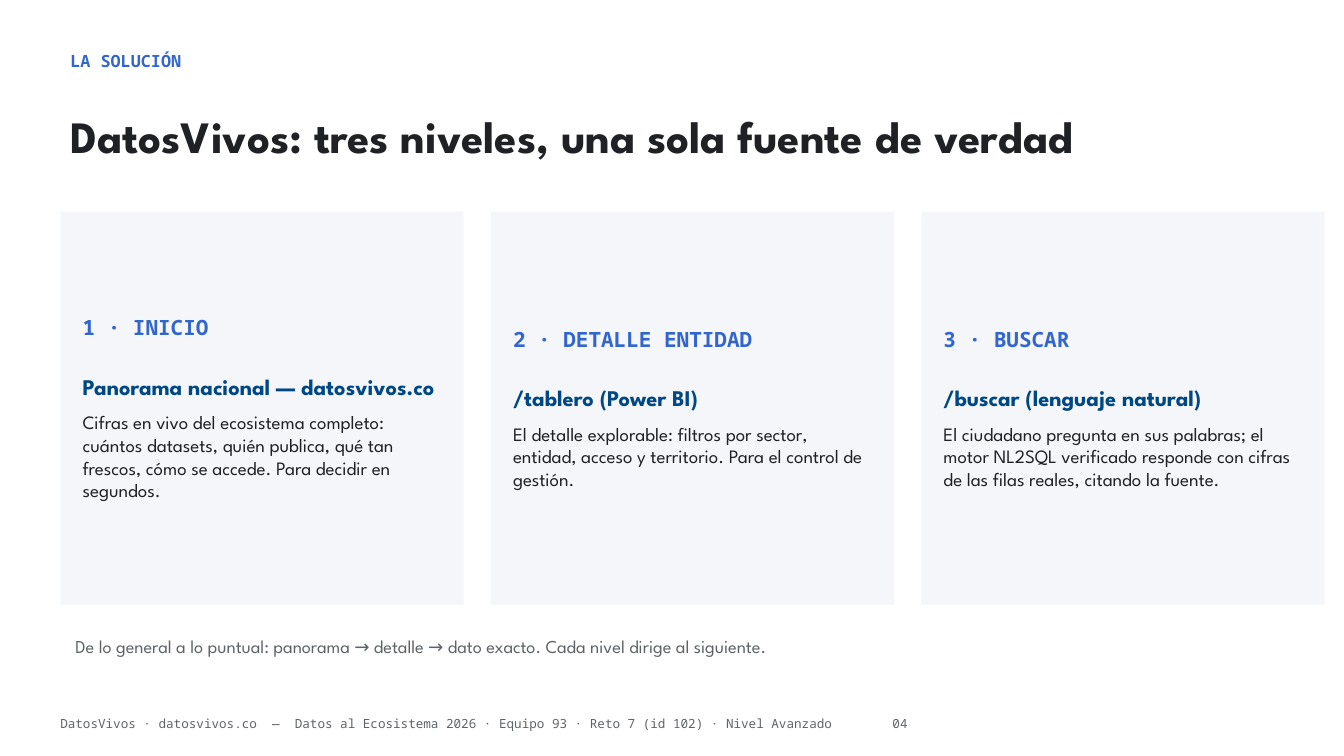
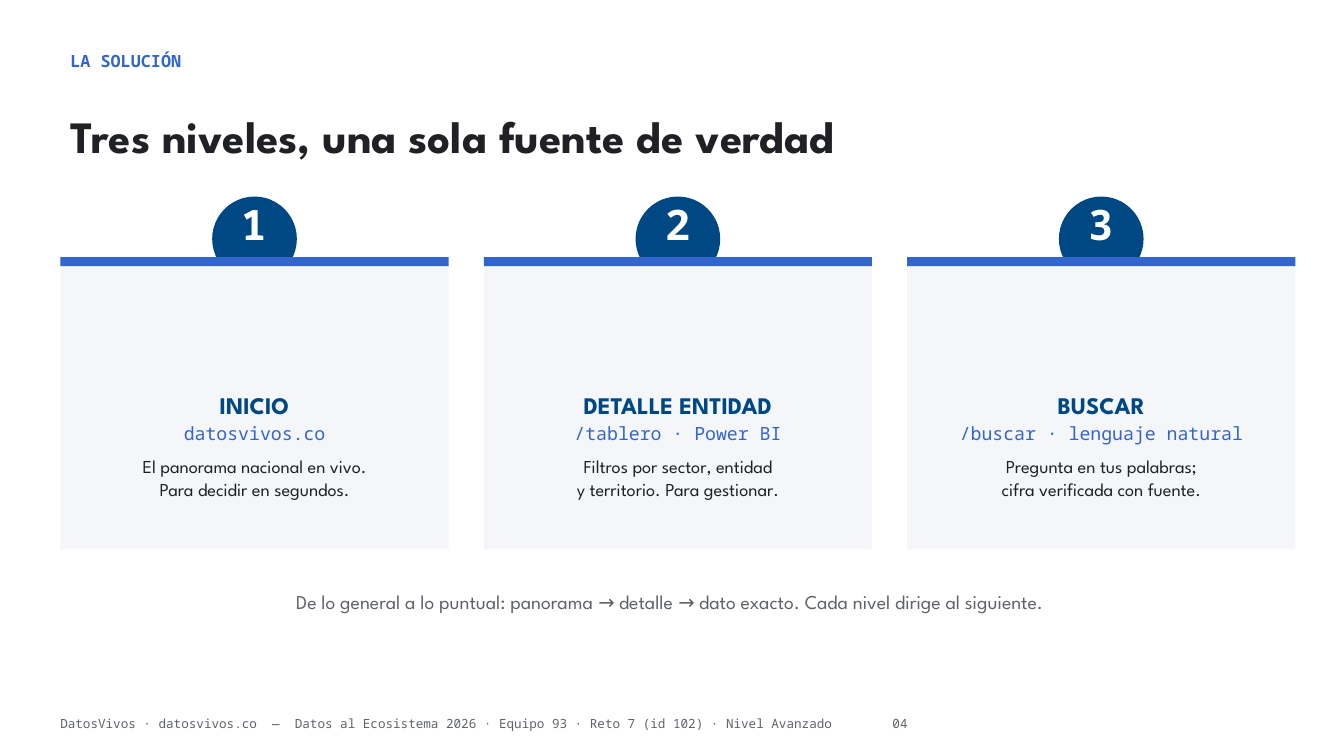
Before and after one commit to jsricop/DatosVivos, a slide deck: slide 4 of recursos/presentacion.pptx. Drawn at 1344x756 pixels with LibreOffice and Linux fonts; fonts in the diff are those of the drawing. Boxes give left, top, right and bottom in pixels: in the first picture for what was removed or moved away, otherwise in the second. Text is boxed around its words. In the diff, an @@ line names an element or a change of style, - is before the commit and + after.

```diff
--- a/recursos/presentacion.pptx
+++ b/recursos/presentacion.pptx
@@ text at [70, 121, 835, 160]: text changed @@
-DatosVivos: tres niveles, una sola fuente de verdad
+Tres niveles, una sola fuente de verdad
@@ ellipse added at [212, 197, 296, 281], fill #004884, 30 pt, text #FFFFFF, bold @@
+1
@@ ellipse added at [635, 197, 720, 281], fill #004884, 30 pt, text #FFFFFF, bold @@
+2
@@ ellipse added at [1060, 197, 1144, 281], fill #004884, 30 pt, text #FFFFFF, bold @@
+3
@@ rectangle "INICIO": place and size @@
-rectangle "INICIO" at [60, 212, 464, 605]
+rectangle "INICIO" at [60, 257, 449, 549]
@@ rectangle added at [60, 257, 449, 266], fill #3366CC @@
@@ rectangle "DETALLE ENTIDAD": place and size @@
-rectangle "DETALLE ENTIDAD" at [491, 212, 894, 605]
+rectangle "DETALLE ENTIDAD" at [484, 257, 872, 549]
@@ rectangle added at [484, 257, 872, 266], fill #3366CC @@
@@ rectangle "BUSCAR": place and size @@
-rectangle "BUSCAR" at [922, 212, 1325, 605]
+rectangle "BUSCAR" at [907, 257, 1296, 549]
@@ rectangle added at [907, 257, 1296, 266], fill #3366CC @@
@@ text in rectangle at [143, 398, 367, 500]: text changed; size 13.5 to 13 pt @@
-1 · INICIO
-Panorama nacional — datosvivos.co
-Cifras en vivo del ecosistema completo: cuántos datasets, quién publica, qué tan frescos, cómo se accede. Para decidir en segundos.
+INICIO
+datosvivos.co
+El panorama nacional en vivo.
+Para decidir en segundos.
@@ text in rectangle at [574, 398, 782, 500]: text changed; size 13.5 to 13 pt @@
-2 · DETALLE ENTIDAD
-/tablero (Power BI)
-El detalle explorable: filtros por sector, entidad, acceso y territorio. Para el control de gestión.
+DETALLE ENTIDAD
+/tablero · Power BI
+Filtros por sector, entidad
+y territorio. Para gestionar.
@@ text in rectangle at [960, 398, 1243, 497]: text changed; size 13.5 to 13 pt @@
-3 · BUSCAR
-/buscar (lenguaje natural)
-El ciudadano pregunta en sus palabras; el motor NL2SQL verificado responde con cifras de las filas reales, citando la fuente.
+BUSCAR
+/buscar · lenguaje natural
+Pregunta en tus palabras;
+cifra verificada con fuente.
@@ text "De lo general a lo ...": place and size @@
-text "De lo general a lo ..." at [75, 640, 766, 657]
+text "De lo general a lo ..." at [296, 595, 1043, 614]
@@ text "De lo general a lo ..." at [296, 595, 1043, 614]: size 13 to 14 pt; alignment left to centre @@
```
Also in this commit, not shown: 16 other slides changed, 1 slide added, 2 slides removed, 3 other files.
